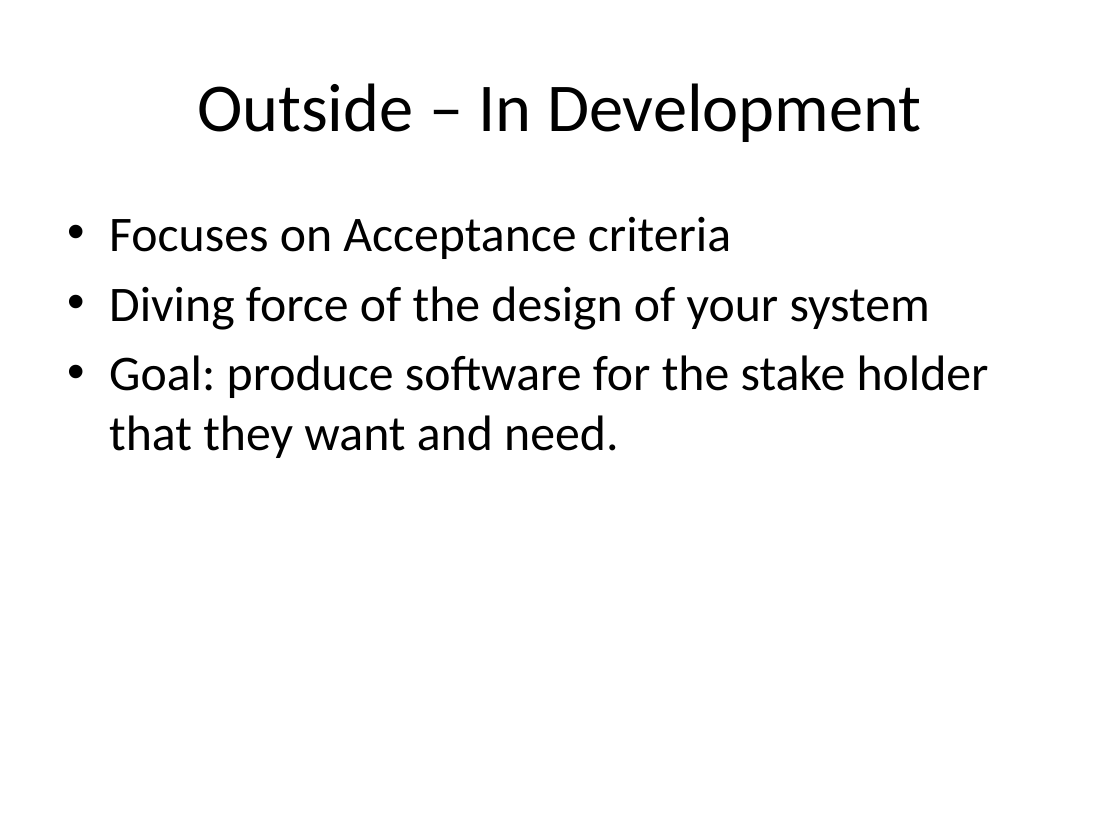
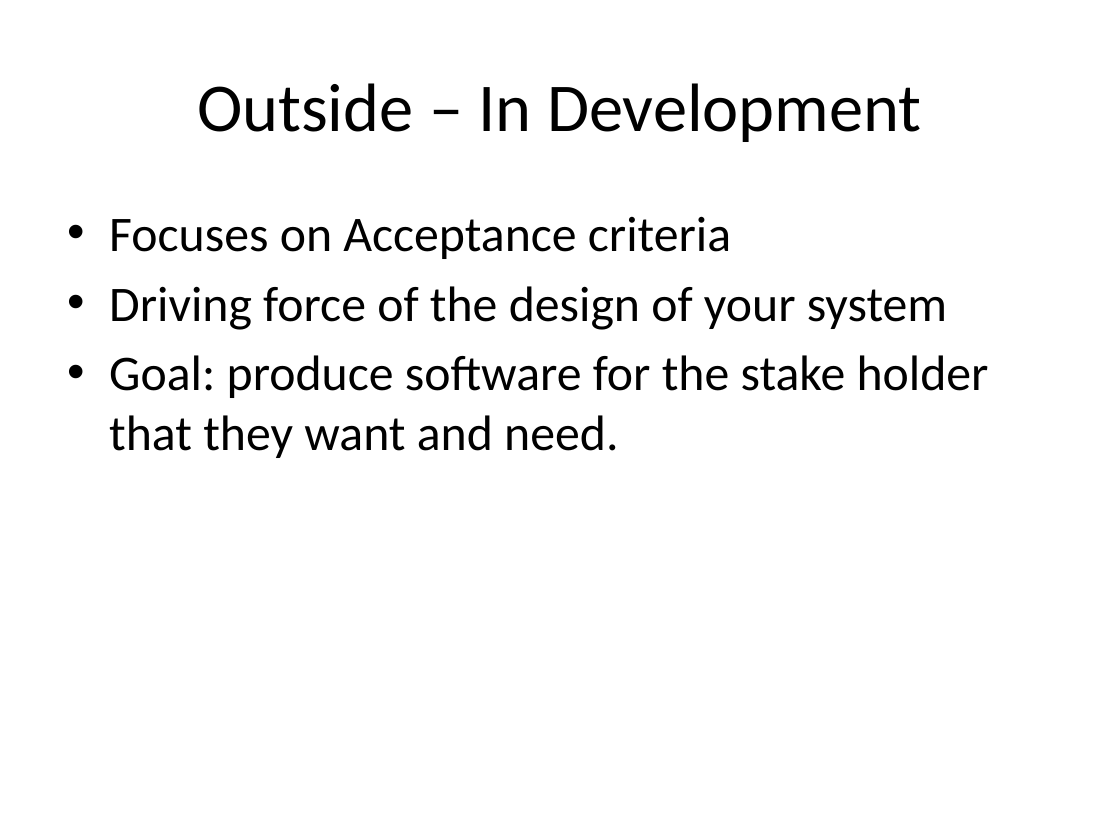
Before and after one commit to jerrelblankenship/Presentations, a slide deck: slide 4 of ColumbusCodeCamp2012/Slides/BDDWebApp.pptx. Drawn at 1120x840 pixels with LibreOffice and Linux fonts; fonts in the diff are those of the drawing. Boxes give left, top, right and bottom in pixels: in the first picture for what was removed or moved away, otherwise in the second. Text is boxed around its words. In the diff, an @@ line names an element or a change of style, - is before the commit and + after.

```diff
--- a/ColumbusCodeCamp2012/Slides/BDDWebApp.pptx
+++ b/ColumbusCodeCamp2012/Slides/BDDWebApp.pptx
@@ text at (109,286,947,330): text changed @@
-• Diving force of the design of your system
+• Driving force of the design of your system
```
Also in this commit, not shown: 2 other slides changed.
